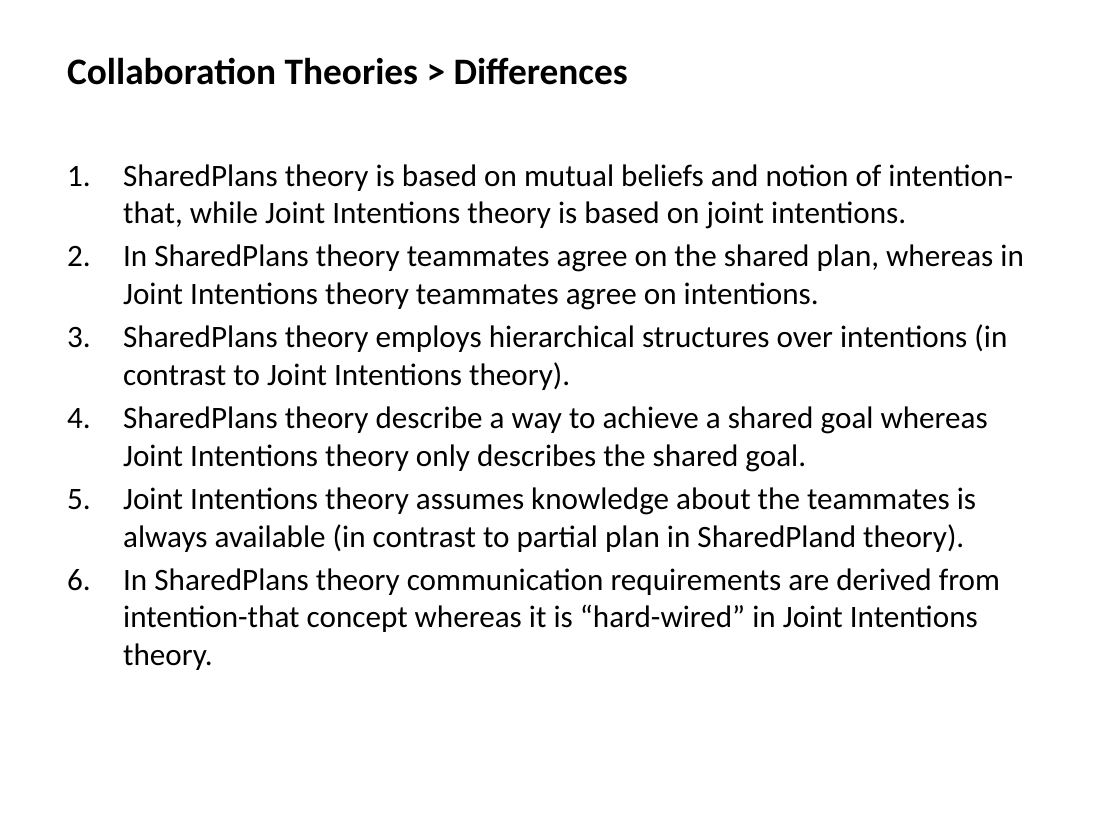
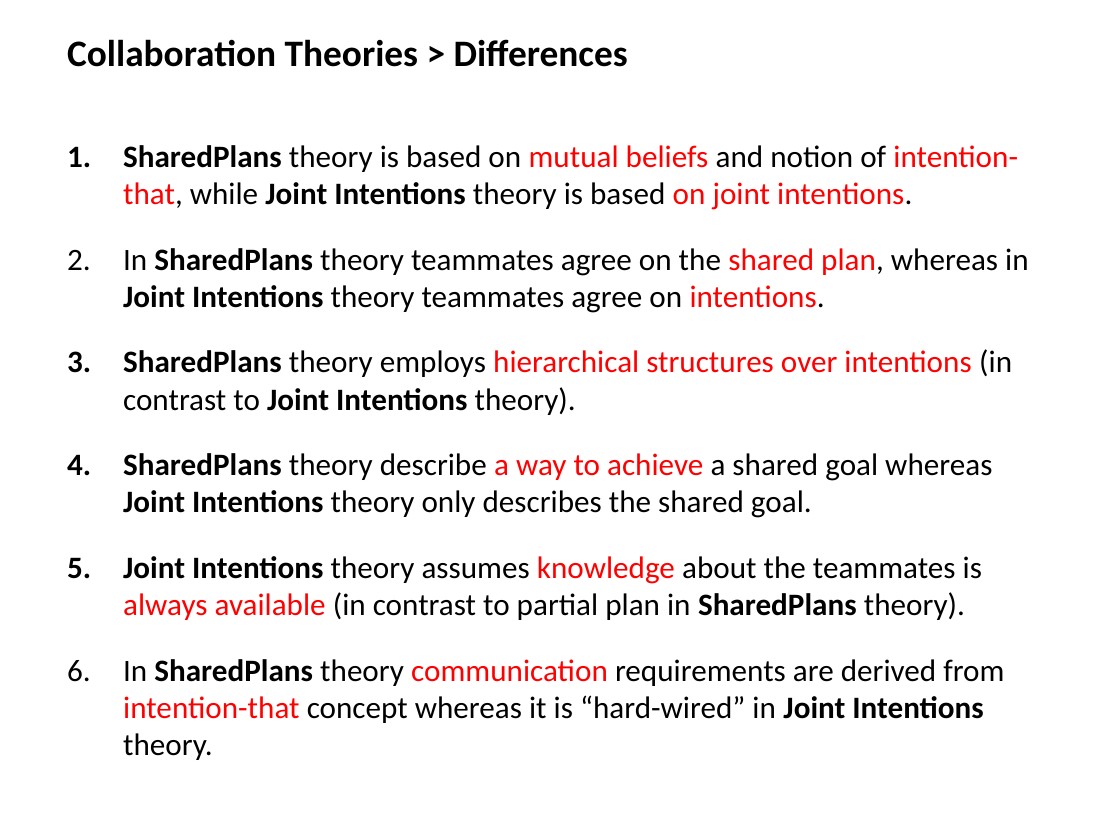
Before and after one commit to mshayganfar/CompExam1, a slide deck: slide 10 of presentation/PhD-comprehensive-exam-2.pptx (slide 11 before the commit). Drawn at 1120x840 pixels with LibreOffice and Linux fonts; fonts in the diff are those of the drawing. Boxes give left, top, right and bottom in pixels: in the first picture for what was removed or moved away, otherwise in the second. Text is boxed around its words. In the diff, an @@ line names an element or a change of style, - is before the commit and + after.

```diff
--- a/presentation/PhD-comprehensive-exam-2.pptx
+++ b/presentation/PhD-comprehensive-exam-2.pptx
@@ text "Collaboration Theories > Differences": place and size @@
-text "Collaboration Theories > Differences" at (67,57,628,85)
+text "Collaboration Theories > Differences" at (67,39,628,67)
@@ text "SharedPlans theory is based on ...": place and size @@
-text "SharedPlans theory is based on ..." at (123,164,1023,670)
+text "SharedPlans theory is based on ..." at (123,145,1028,760)
@@ text at (123,145,1028,760): text colour #000000 to #FF0000 in "mutual beliefs intention-that, on joint intentions.", "shared plan, intentions.", "hierarchical structures over intentions", "a way to achieve" and 1 more places; bold on in "SharedPlans Joint Intentions", "SharedPlans Joint Intentions", "SharedPlans Joint Intentions", "SharedPlans Joint Intentions" and 1 more places @@
@@ text at (123,556,982,620): text changed @@
-5. Joint Intentions theory assumes knowledge about the teammates is always available (in contrast to partial plan in SharedPland theory).
+5. Joint Intentions theory assumes knowledge about the teammates is always available (in contrast to partial plan in SharedPlans theory).
```
Also in this commit, not shown: 7 other slides changed, 1 slide removed.
